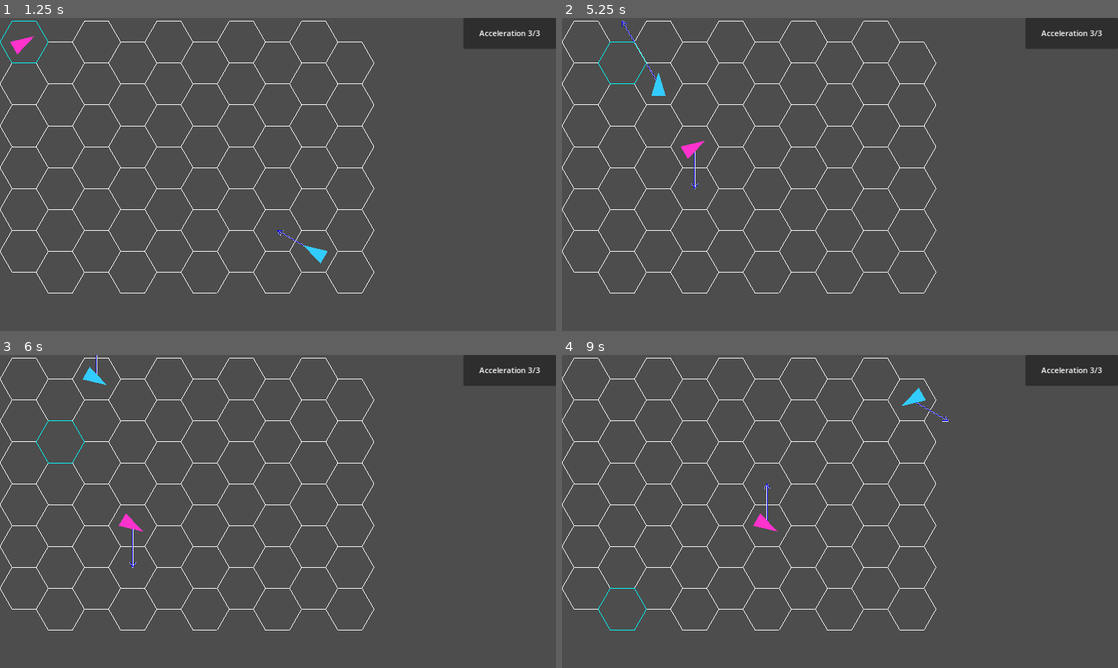
Above: before the commit, frames 1-4 (two rows, left to right).
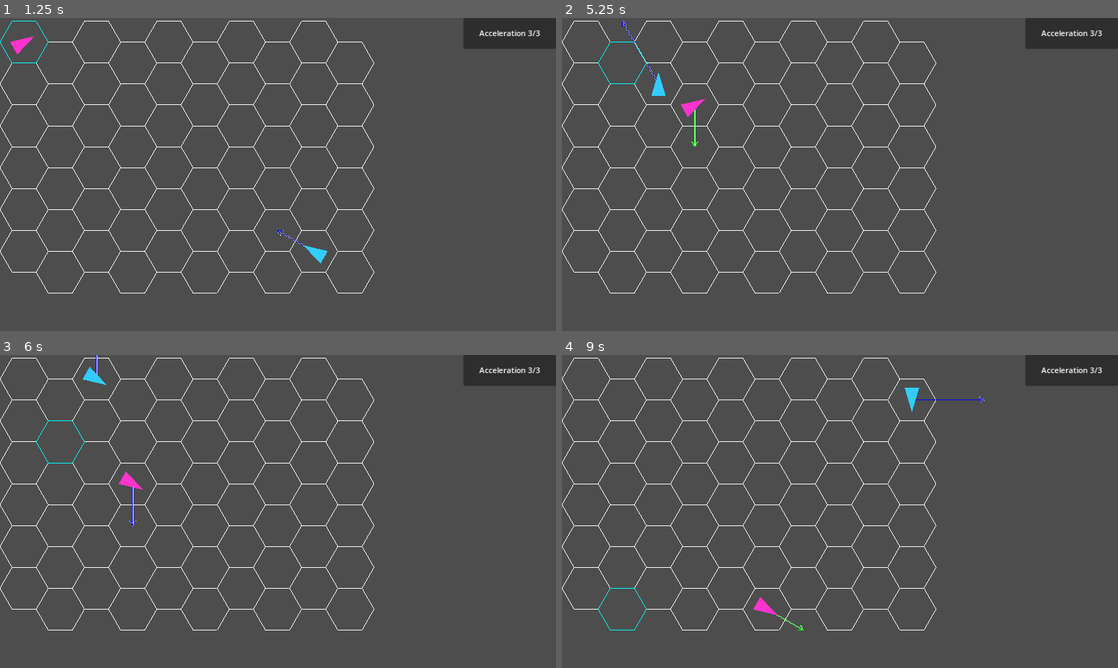
Above: after the commit, the same moments.

Repository: Idandot/Space-Arena
Game: Godot game, scene res://Scenes/Arena.tscn
Same seed, same stepped clock (60 frames per second), same inputs: the game is played once before the commit and once after it.
Inputs (mouse positions are in pixels of both pictures, inside the frame that each line leads up to):
- Up to frame 1 (1.25 s): tap Enter (end_movement) at 0.5, 0.6 s; move the mouse to (22, 43) at 0.52 s; hold Right (turn_right) from 0.53 s (still down); click (22, 43) at 0.67 s
- Up to frame 2 (5.25 s): tap Backspace (Reset) every 0.75 s from 1.25 to 4.25 s; move the mouse to (584, 83) at 1.27 s; release Right (turn_right) at 1.28 s; hold Down (brake) 1.28-2.03 s; tap Enter (end_movement) every 0.75 s from 1.35 to 5.1 s; click (584, 83) at 1.42 s; move the mouse to (584, 124) at 2.02 s; hold Right (turn_right) 2.03-2.78 s; click (584, 124) at 2.17 s; move the mouse to (584, 168) at 2.77 s; hold Up (accelerate) 2.78-3.53 s; click (584, 168) at 2.92 s; move the mouse to (584, 208) at 3.52 s; hold Left (turn_left) 3.53-5.03 s; click (584, 208) at 3.67 s; move the mouse to (584, 252) at 4.27 s; click (584, 252) at 4.42 s; move the mouse to (623, 61) at 5.02 s; hold Down (brake) from 5.03 s (still down); click (623, 61) at 5.17 s
- Up to frame 3 (6 s): move the mouse to (61, 442) at 5.77 s; release Down (brake) at 5.78 s; hold Right (turn_right) from 5.78 s (still down); tap Enter (end_movement) at 5.85 s; click (61, 442) at 5.92 s
- Up to frame 4 (9 s): move the mouse to (623, 483) at 6.52 s; release Right (turn_right) at 6.53 s; hold Up (accelerate) 6.53-7.28 s; tap Enter (end_movement) every 0.75 s from 6.6 to 8.85 s; click (623, 483) at 6.67 s; move the mouse to (623, 524) at 7.27 s; hold Right (turn_right) 7.28-8.03 s; click (623, 524) at 7.42 s; move the mouse to (623, 567) at 8.02 s; hold Down (brake) 8.03-8.78 s; click (623, 567) at 8.17 s; move the mouse to (623, 608) at 8.77 s; hold Left (turn_left) from 8.78 s (still down); click (623, 608) at 8.92 s

Frame 1 is identical in both runs. In frame 2, 0.3% of the frame differs, in the area x 21-26%, y 25-55%; in frame 3, 0.3%; in frame 4, 0.4%, in the area x 34-76%, y 10-88%.

Commit message:
Failed Attempt at collisions
Не получилось реализовать реалистичную физику на гексах, поэтому далее буду экспериментировать с отказом от сетки

Diff:
--- a/Scripts/EnemyShip.gd
+++ b/Scripts/EnemyShip.gd
@@ -3,6 +3,8 @@
 var player: Node2D
 
 func _ready():
+	ships_array = Root.ships_array
+	print(ships_array)
 	shipColor = Color(0.2,0.8,1)
 	points = [Vector2(-shipWidth/2.0, shipLength/2.0), Vector2(shipWidth/2.0, shipLength/2.0), Vector2(0, -shipLength/2.0)]
 	colPoly.polygon = points
@@ -11,7 +13,6 @@
 	MaxAcceleration = 3
 
 func take_turn():
-	print("Enemy takes turn")
 	update_acceleration(MaxAcceleration)
 	var best_dir = Facing
 	var best_dist = INF
@@ -26,12 +27,9 @@
 			best_dir = dir_index
 	while Acceleration > 0:
 		if best_dir != dir:
-			print(dir, "/", best_dir)
 			turn_right()
-		elif Root.axial_distance(NewVelocity + PreviousVelocity + AXIAL_DIR[dir]) < safe_velocity:
-			print("accelerated")
+		elif Root.axial_distance(ResultVelocity + AXIAL_DIR[dir]) < safe_velocity:
 			accelerate()
 		else:
 			update_acceleration(-1)
-			print("skipped")
 	end_turn()
--- a/Scripts/PlayerShip.gd
+++ b/Scripts/PlayerShip.gd
@@ -5,6 +5,8 @@
 
 
 func _ready():
+	ships_array = Root.ships_array
+	print(ships_array)
 	acceleration_label = Root.acceleration_label
 	points = [Vector2(-shipWidth/2.0, shipLength/2.0), Vector2(shipWidth/2.0, shipLength/2.0), Vector2(0, -shipLength/2.0)]
 	colPoly.polygon = points
--- a/Scripts/Ship.gd
+++ b/Scripts/Ship.gd
@@ -25,17 +25,18 @@
 var InitialDir = 0
 var hex_grid: Node2D
 var self_id
+var mass = 100
+var restoration_coefficient = 0.5
+var energy_to_HP = 1
 
 @onready var colPoly = $Area2D/CollisionPolygon2D
 @onready var poly = $Area2D/Polygon2D
 @onready var area = $Area2D
 @onready var Ships = get_parent()
 @onready var Root = get_parent().get_parent()
+var ships_array: Array
 
 signal turn_ended
-
-func _ready():
-	update_acceleration(MaxAcceleration)
 
 func take_turn():
 	pass
@@ -62,22 +63,20 @@
 
 func accelerate():
 	if update_acceleration(-1):
-		NewVelocity += Facing
+		update_velocity(Facing)
 	else:
 		print("Insufficient Acceleration Capacity")
 
 func brake():
 	if update_acceleration(-2):
-		NewVelocity -= Facing
+		update_velocity(-Facing)
 	else:
 		print("Insufficient Acceleration Capacity")
 
 func end_turn():
-	ResultVelocity = PreviousVelocity + NewVelocity
 	PreviousVelocity = ResultVelocity
 	update_ship_position()
 	NewVelocity = Vector2i.ZERO
-	ResultVelocity = Vector2i.ZERO
 	update_acceleration(MaxAcceleration)
 	InitialDir = dir
 	queue_redraw()
@@ -91,9 +90,16 @@
 		await get_tree().process_frame
 		var next_pos_ax = new_pos_ax + step
 		var next_pos_of = Root.axial_to_offset(next_pos_ax)
+		var hit_target = check_ships_collision(next_pos_ax, ships_array)
 		if next_pos_of.x != clamp(next_pos_of.x, 0, hex_grid.gridSizeOX - 1) \
 		or next_pos_of.y != clamp(next_pos_of.y, 0, hex_grid.gridSizeOY - 1):
 			print("pushed in the wall")
+			collision_process(null)
+			PreviousVelocity = Vector2i.ZERO
+			break
+		elif (hit_target != null):
+			print("collided with", hit_target)
+			collision_process(hit_target)
 			PreviousVelocity = Vector2i.ZERO
 			break
 		else:
@@ -153,3 +159,65 @@
 	var right = normalized_direction.rotated(deg_to_rad(-150)) * min(12, direction.length()*0.2)
 	draw_line(to, to + left, col, w)
 	draw_line(to, to + right, col, w)
+
+func check_ships_collision(self_position: Vector2i, i_ships_array: Array):
+	for s in i_ships_array:
+			if (self_position == s.axial_position) and (s != self):
+				return s
+	return null
+
+func take_damage(amount: int):
+	print(self.name, " have taken ", amount," damage")
+	pass
+
+func update_velocity(additional_velocity: Vector2i, set_to_zero:= false):
+	if set_to_zero:
+		NewVelocity = Vector2i.ZERO
+		PreviousVelocity = Vector2i.ZERO
+	NewVelocity += additional_velocity
+	ResultVelocity = NewVelocity + PreviousVelocity
+	pass
+
+func collision_process(target: Node2D):
+	#Проверка если цель - стена, входные данные
+	var v2: Vector2
+	var m2: float
+	var e2: float
+	var target_axial_position: Vector2
+	if target == null: #стена
+		v2 = Vector2.ZERO
+		m2 = INF
+		e2 = 0.0
+		target_axial_position = axial_position + Facing
+	else:
+		v2 = Vector2(target.ResultVelocity)
+		m2 = target.mass
+		e2 = target.restoration_coefficient
+		target_axial_position = target.axial_position
+	var v1 = Vector2(ResultVelocity)
+	var m1: float = mass
+	var e1 = restoration_coefficient
+	var self_axial_position: Vector2 = axial_position
+	#Вспомогательные величины
+	var q = 1 / (1/m1 + 1/m2) #редуцированная масса
+	var e = min(e1, e2) #Общий коэффициент восстановления
+	var n = (target_axial_position - self_axial_position).normalized() #направление между кораблями
+	var vrel = (v1-v2).dot(n) #относительная скорость кораблей по нормальному вектору
+	#результирующий импульс и скорости
+	var j = - (1+e) * vrel / q #изменение импульса для каждого корабля
+	var u1 = (v1 + j / m1 * n).round() #новая скорость корабля 1
+	var u2 = (v2 - j / m2 * n).round() #новая скорость корабля 2
+	update_velocity(u1, true)
+	if u2 != Vector2.ZERO: #чтобы стену не пыталось подвинуть
+		target.update_velocity(u2, true)
+	#урон зависит от потери кинетической энергии
+	var deltaE = (1 - e**2) * q * vrel**2 /2
+	var total_damage = deltaE * energy_to_HP
+	if target == null:
+		var damage1 = round(total_damage)
+		take_damage(damage1)
+	else:
+		var damage1 = round(total_damage * m2 / (m1 + m2))
+		take_damage(damage1)
+		var damage2 = round(total_damage * m1 / (m1 + m2))
+		target.take_damage(damage2)
